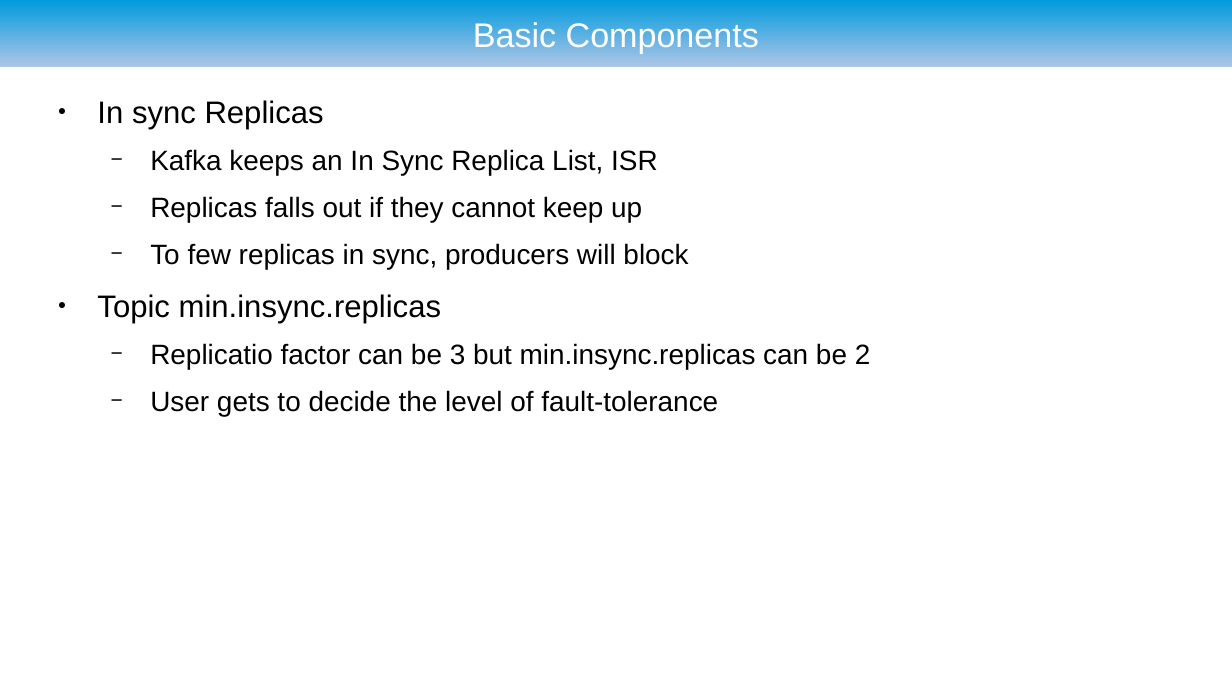
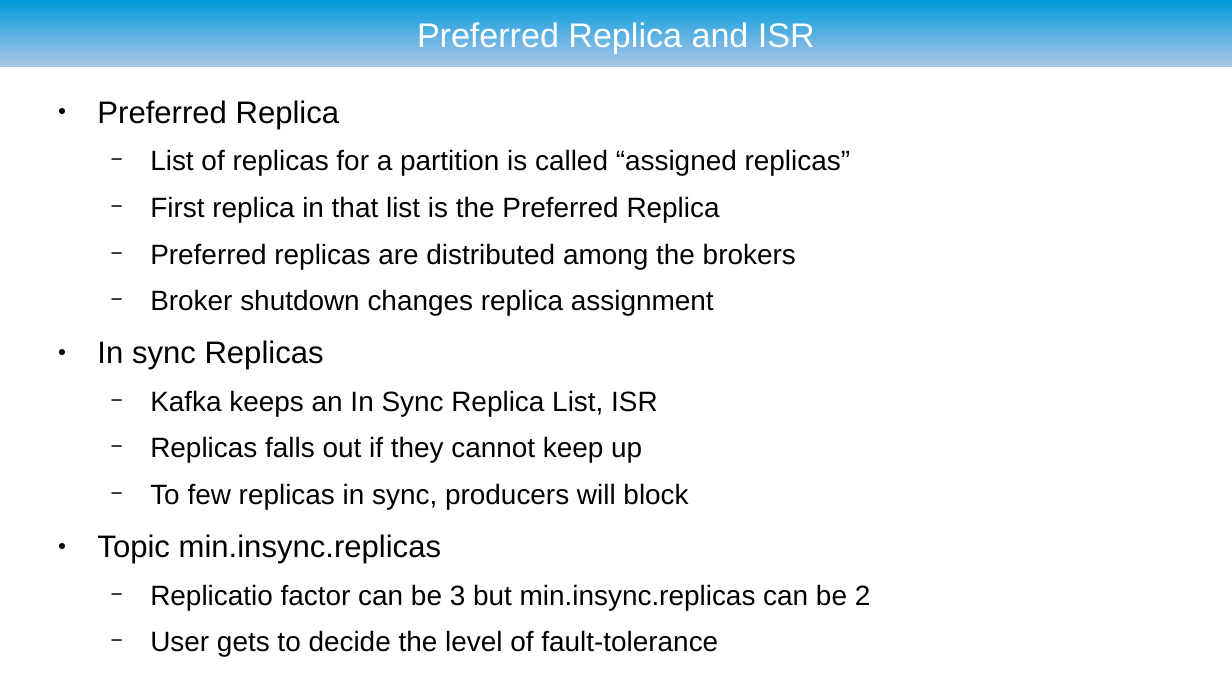
Before and after one commit to ryzlab/kafka-kompetensdag, a slide deck: slide 22 of doc/presentation.odp (slide 7 before the commit). Drawn at 1232x693 pixels with LibreOffice and Linux fonts; fonts in the diff are those of the drawing; background and template pictures are left out. Boxes give left, top, right and bottom in pixels: in the first picture for what was removed or moved away, otherwise in the second. Text is boxed around its words. In the diff, an @@ line names an element or a change of style, - is before the commit and + after.

Commit message:
Added to presentation

```diff
--- a/doc/presentation.odp
+++ b/doc/presentation.odp
@@ title at <box>417,19,815,53</box>: text changed @@
-Basic Components
+Preferred Replica and ISR
@@ text at <box>97,100,851,315</box>: paragraphs added @@
+● Preferred Replica
+  − List of replicas for a partition is called “assigned replicas”
+  − First replica in that list is the Preferred Replica
+  − Preferred replicas are distributed among the brokers
+  − Broker shutdown changes replica assignment
```
Also in this commit, not shown: 13 other slides changed, 12 slides added, 1 slide removed.
